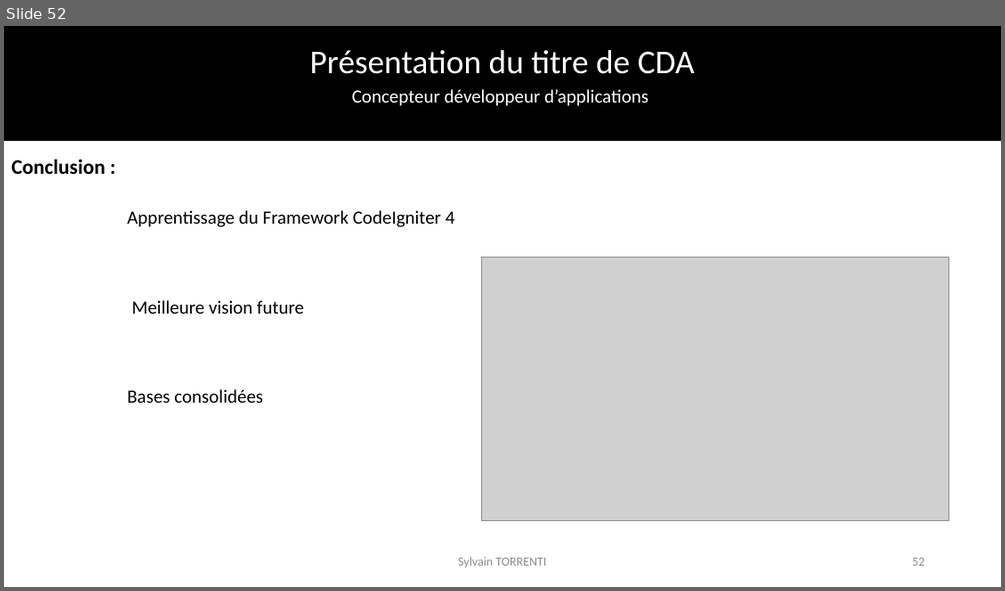
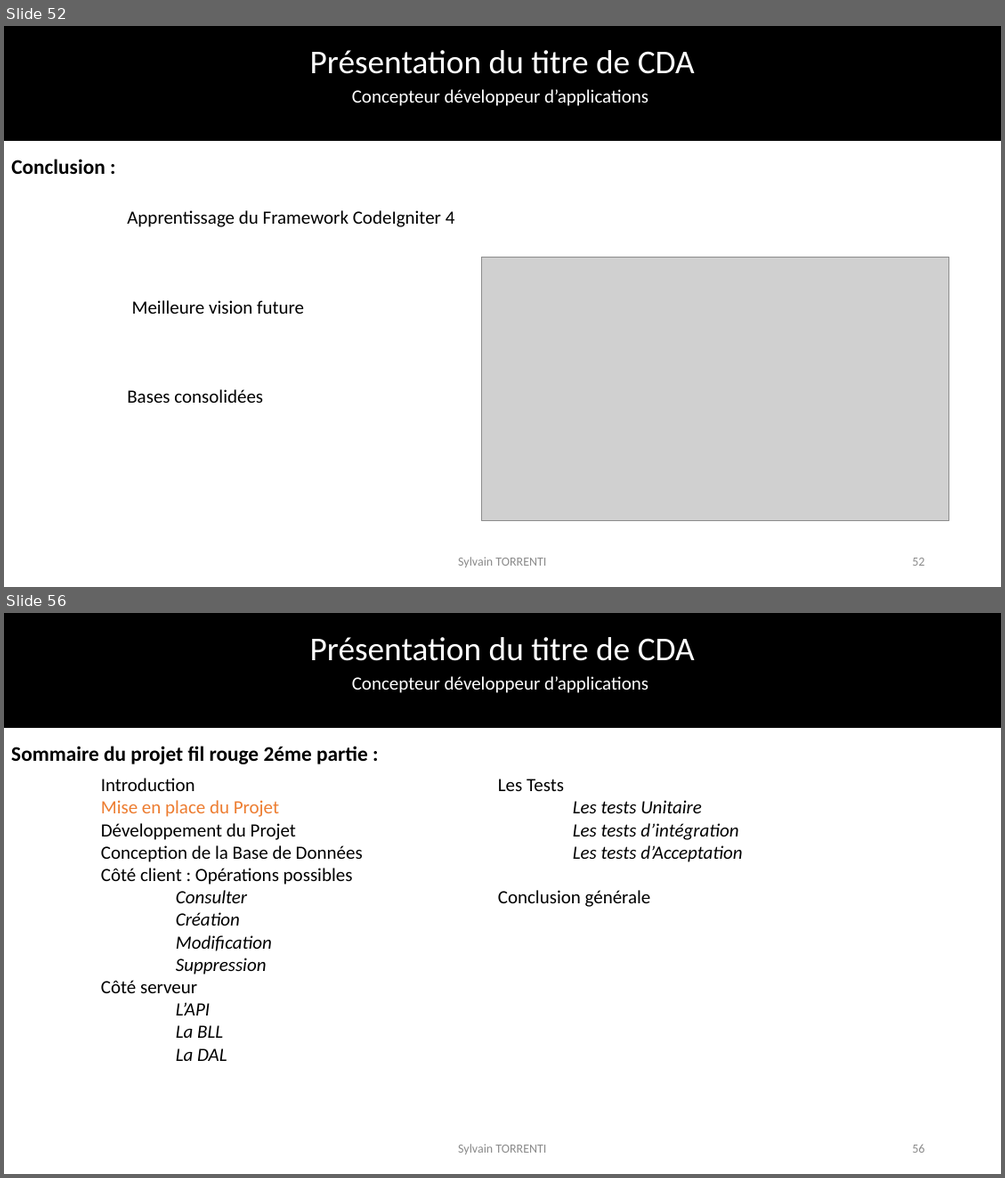
Before and after one commit to SylvainTorrenti/PERSO-Dossier-Projet, a slide deck: Presentation examen final.pptx. Shown one above the other, each under a label of ours: slide 52 before the commit, slides 52 and 56 after it; the slides between them are not shown. The pictures are 1005x591 and 1005x1178 pixels, drawn with LibreOffice and Linux fonts; fonts in the diff are those of the drawing; grey boxes stand for pictures; background and template pictures are left out. Boxes give left, top, right and bottom in pixels: in the first picture for what was removed or moved away, otherwise in the second. Text is boxed around its words. In the diff, an @@ line names an element or a change of style, - is before the commit and + after.

```diff
--- a/Presentation examen final.pptx
+++ b/Presentation examen final.pptx
@@ slide 56 added at <box>4,613,1001,1174</box>, background #FFFFFF; not listed: 3 template elements that a slide beside it also shows @@
@@ text added at <box>11,746,368,764</box>, 20 pt, text #000000, bold @@
+Sommaire du projet fil rouge 2éme partie :
@@ text added at <box>101,778,363,1061</box>, 18 pt, text #000000 @@
+Introduction
+Mise en place du Projet
+Développement du Projet
+Conception de la Base de Données
+Côté client : Opérations possibles
+Consulter
+Création
+Modification
+Suppression
+Côté serveur
+L’API
+La BLL
+La DAL
@@ text added at <box>498,779,742,907</box>, 18 pt, text #000000, italic @@
+Les Tests
+Les tests Unitaire
+Les tests d’intégration
+Les tests d’Acceptation
+Conclusion générale
@@ text added at <box>458,1143,546,1154</box>, 12 pt, text #8C8C8C @@
+Sylvain TORRENTI
@@ page number added at <box>912,1144,924,1152</box>, 12 pt, text #8C8C8C @@
+56
```
Also in this commit, not shown: 34 slides changed, 35 other slides added, 1 slide removed, 6 other files.
